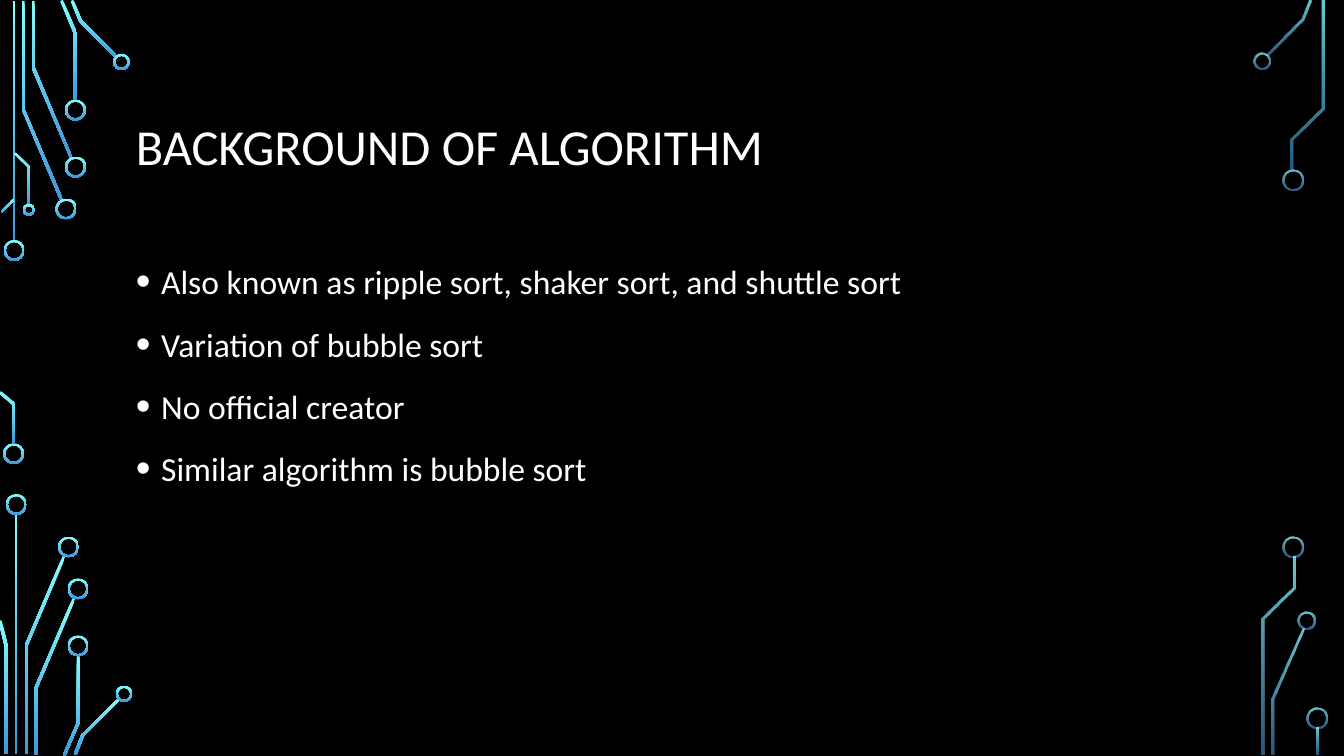
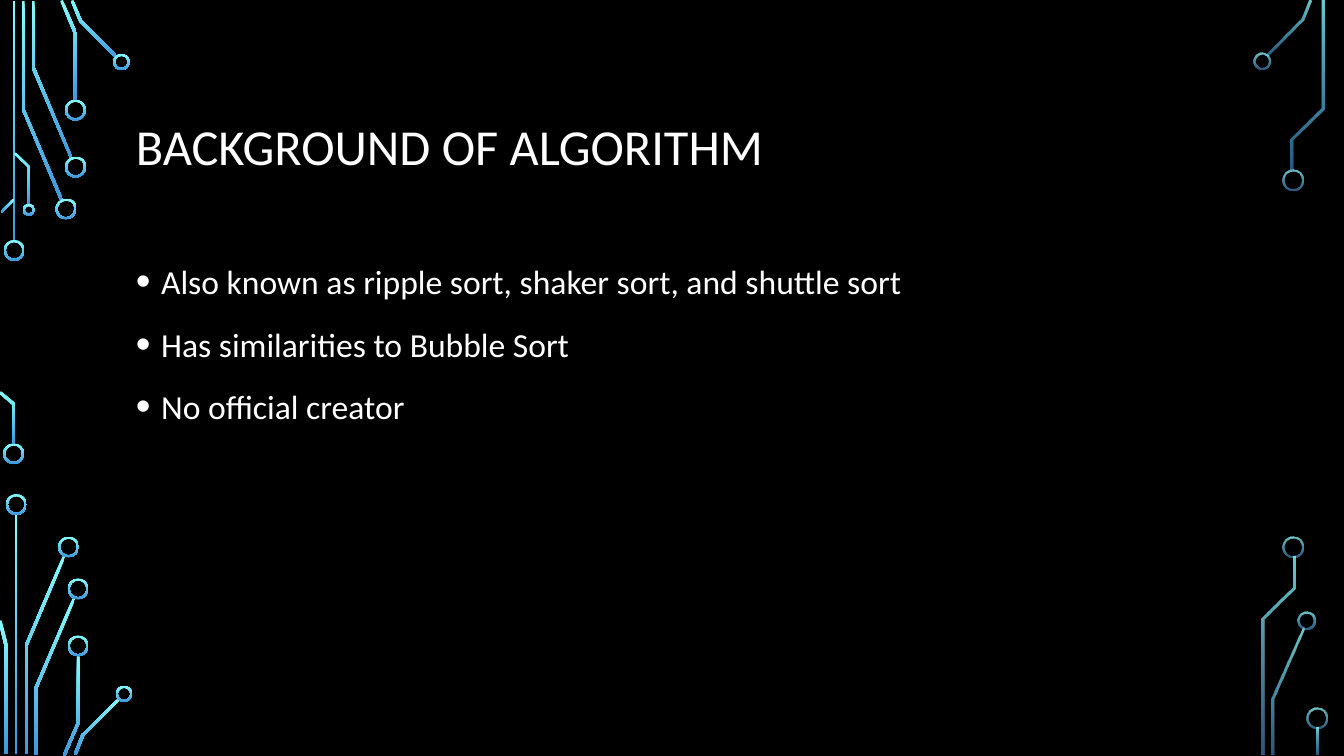
Before and after one commit to josephBlake/CocktailSort, a slide deck: slide 3 of FinalPresentation.pptx. Drawn at 1344x756 pixels with LibreOffice and Linux fonts; fonts in the diff are those of the drawing; background and template pictures are left out. Boxes give left, top, right and bottom in pixels: in the first picture for what was removed or moved away, otherwise in the second. Text is boxed around its words. In the diff, an @@ line names an element or a change of style, - is before the commit and + after.

```diff
--- a/FinalPresentation.pptx
+++ b/FinalPresentation.pptx
@@ text at (161, 333, 569, 358): text changed @@
-• Variation of bubble sort
+• Has similarities to Bubble Sort
@@ text at (161, 457, 587, 487): paragraph removed @@
-• Similar algorithm is bubble sort
```
Also in this commit, not shown: 1 slide added, 1 other file.
